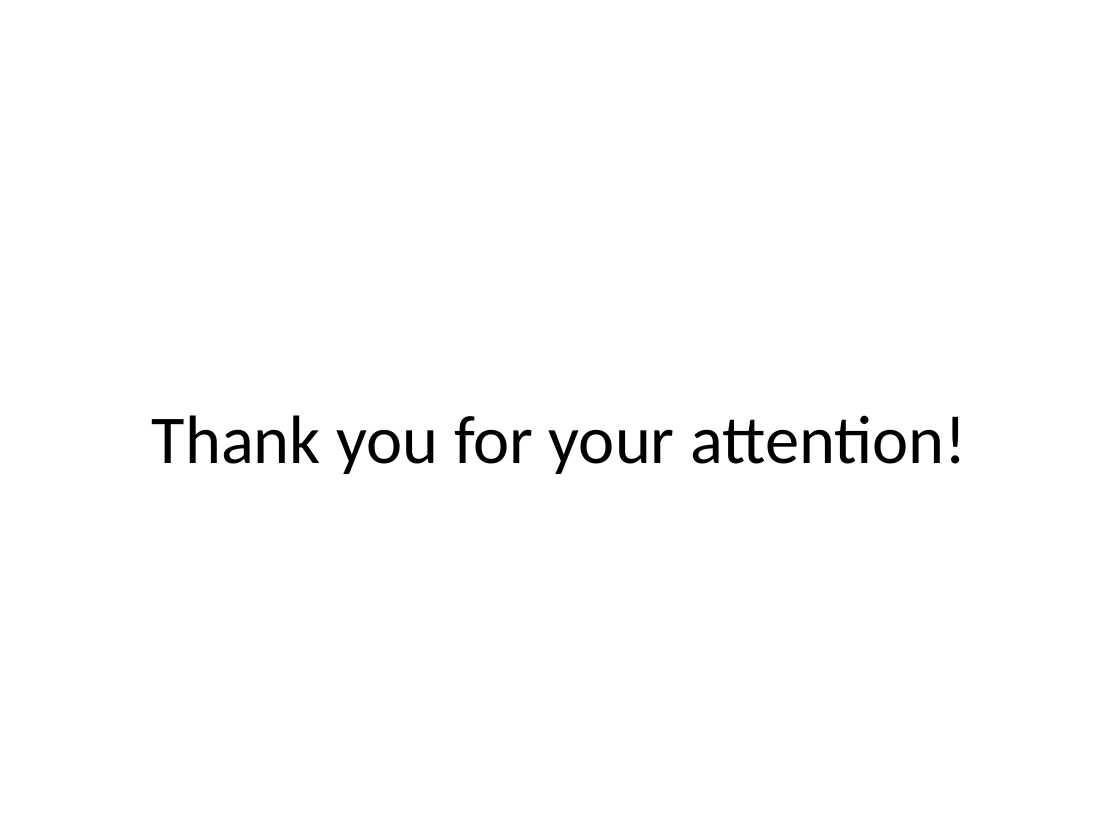
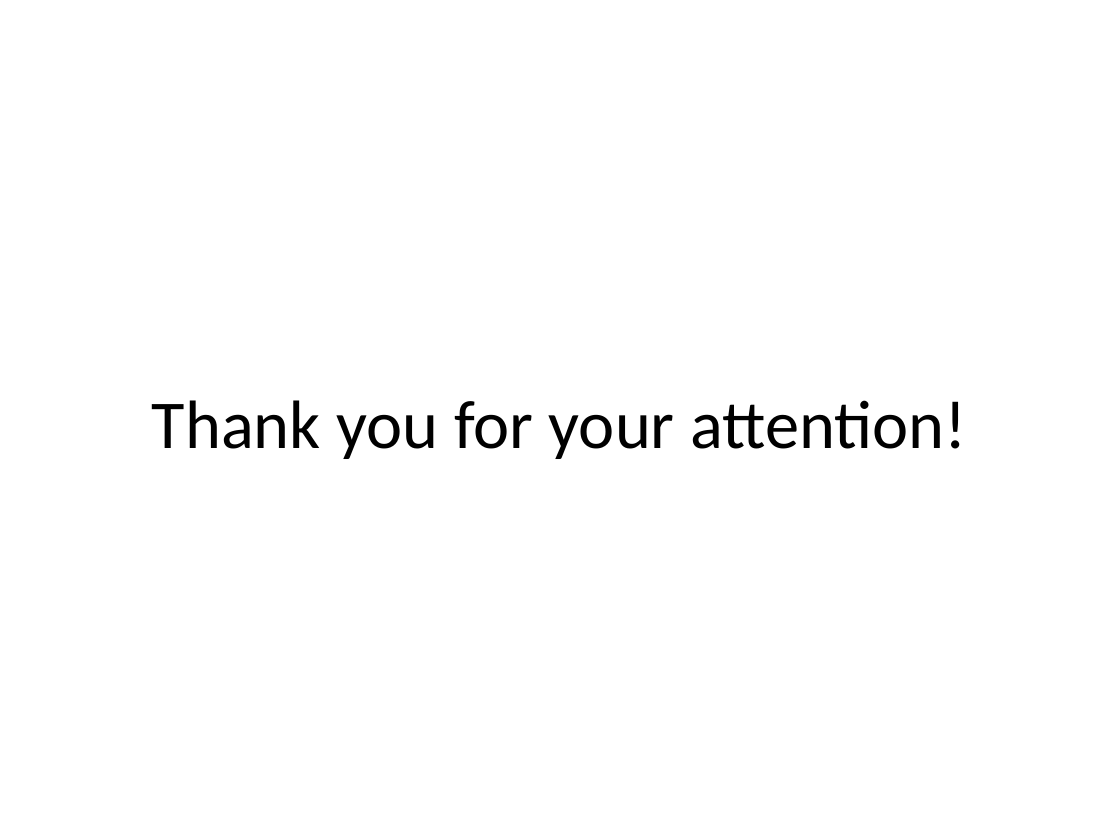
Before and after one commit to mremad/RWTH-iPhone-Project, a slide deck: slide 5 of Presentation.pptx. Drawn at 1120x840 pixels with LibreOffice and Linux fonts; fonts in the diff are those of the drawing. Boxes give left, top, right and bottom in pixels: in the first picture for what was removed or moved away, otherwise in the second. Text is boxed around its words. In the diff, an @@ line names an element or a change of style, - is before the commit and + after.

```diff
--- a/Presentation.pptx
+++ b/Presentation.pptx
@@ title "Thank you for your attention!": place and size @@
-title "Thank you for your attention!" at bbox=[152, 415, 967, 474]
+title "Thank you for your attention!" at bbox=[152, 400, 967, 459]
```
Also in this commit, not shown: 3 other slides changed, 1 slide added, 1 slide removed.
